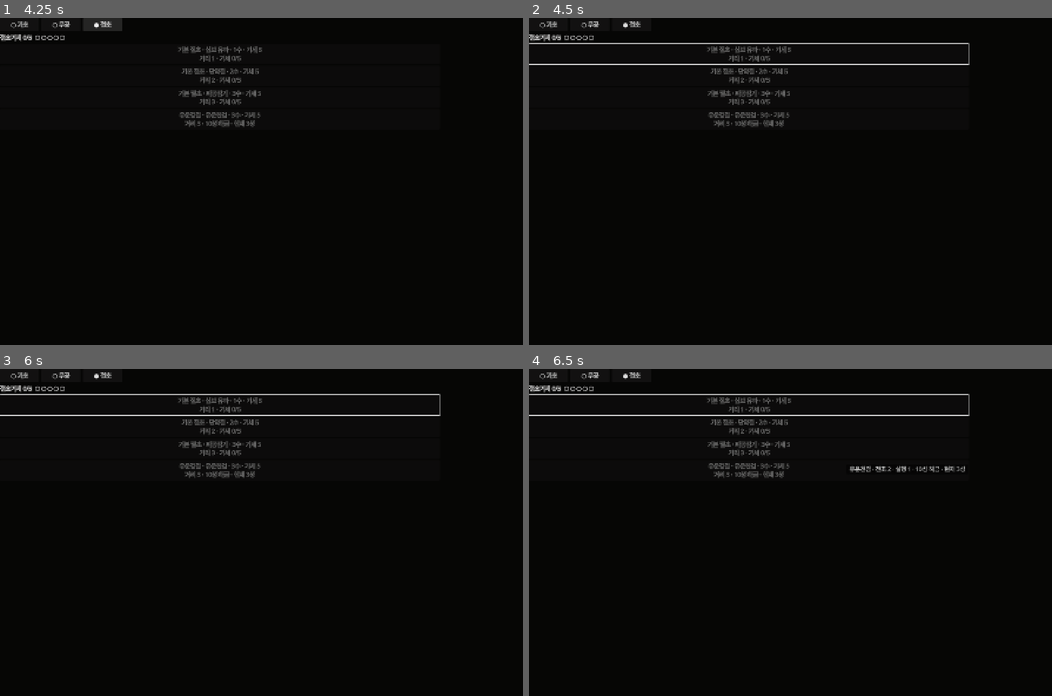
Above: before the commit, frames 1-4 (two rows, left to right).
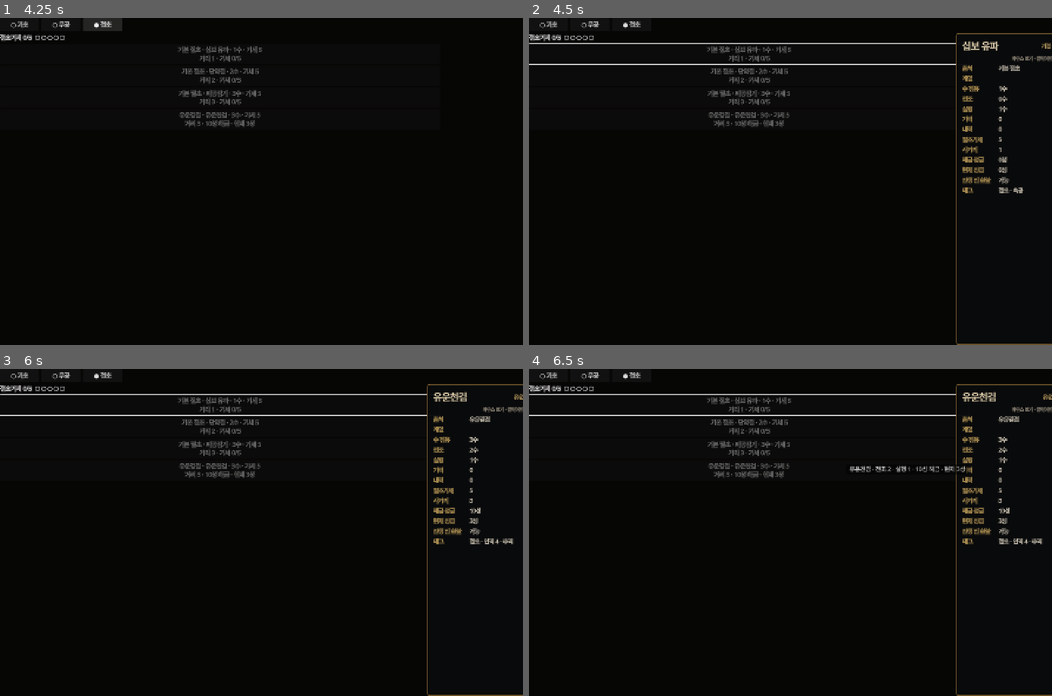
Above: after the commit, the same moments.

Repository: alsdmlals4-eng/Ten-Paces-Hidden-Moves
Game: Godot game, scene res://scenes/ui/action_selection/action_selection_dock.tscn
Two runs of this game, one before a commit and one after it. Both use one fixed random seed, a clock stepped at 60 frames per second and the inputs below. This scene is started directly instead of the project's main scene.
Inputs (mouse positions are in pixels of both pictures, inside the frame that each line leads up to):
- Up to frame 1 (4.25 s): click "● 기초" at 0.5 s; click "○ 무공" at 1.25 s; click "○ 기초" at 2 s; click "○ 절초" at 2.75 s; click "● 절초" at 3.5 s
- Up to frame 2 (4.5 s): tap Enter (ui_accept) at 4.25 s; move the mouse to (905, 165) at 4.27 s; hold Right (ui_right) from 4.28 s (still down); click (905, 165) at 4.42 s
- Up to frame 3 (6 s): tap Enter (ui_accept) at 4.52, 4.82, 5, 5.75 s; release Right (ui_right) at 5 s; drag from (156, 548) to (235, 597) at 5.02 s; move the mouse to (313, 460) at 5.77 s; hold Right (ui_right) from 5.78 s (still down)
- Up to frame 4 (6.5 s): keep holding Right (ui_right)

Frame 1 is identical in both runs. In frame 2, 1.5% of the frame differs, in the area x 81-100%, y 4-100%; in frame 3, 1.5%; in frame 4, 1.5%.

Commit message:
feat: integrate unified action detail panel

Diff:
--- a/src/ui/action_selection/action_selection_dock.gd
+++ b/src/ui/action_selection/action_selection_dock.gd
@@ -11,6 +11,7 @@
 const BASIC_PANEL_SCENE := preload("res://scenes/ui/action_selection/basic_action_panel.tscn")
 const MARTIAL_PANEL_SCENE := preload("res://scenes/ui/action_selection/martial_action_panel.tscn")
 const ULTIMATE_PANEL_SCENE := preload("res://scenes/ui/action_selection/ultimate_action_panel.tscn")
+const DETAIL_PANEL_SCENE := preload("res://scenes/ui/action_selection/action_detail_panel.tscn")
 
 @onready var basic_tab: Button = %BasicTab
 @onready var martial_tab: Button = %MartialTab
@@ -25,12 +26,14 @@
 var basic_panel: BasicActionPanel
 var martial_panel: MartialActionPanel
 var ultimate_panel: UltimateActionPanel
+var action_detail_panel: ActionDetailPanel
 
 func _ready() -> void:
     basic_tab.pressed.connect(func(): set_active_source("basic"))
     martial_tab.pressed.connect(func(): set_active_source("martial"))
     ultimate_tab.pressed.connect(func(): set_active_source("ultimate"))
     _build_source_panels()
+    _build_detail_panel()
     _apply_state()
 
 func set_active_source(source: String) -> void:
@@ -46,6 +49,7 @@
     if interaction_state == "new_combat":
         active_source = "basic"
         interaction_state = "planning"
+        clear_detail()
     switching_enabled = interaction_state not in LOCKED_STATES
     _apply_state()
 
@@ -74,13 +78,20 @@
         return
     action_selected.emit(definition.duplicate(true))
 
-func request_detail(definition: Dictionary, pinned: bool = false) -> void:
-    if definition.is_empty():
-        detail_cleared.emit()
+func request_detail(value: Dictionary, pinned: bool = false) -> void:
+    if value.is_empty():
+        clear_detail()
         return
-    detail_requested.emit(definition.duplicate(true), pinned)
+    if is_instance_valid(action_detail_panel):
+        if value.has("manual_id") and not value.has("id"):
+            action_detail_panel.show_manual(value, pinned)
+        else:
+            action_detail_panel.show_action(value, pinned)
+    detail_requested.emit(value.duplicate(true), pinned)
 
 func clear_detail() -> void:
+    if is_instance_valid(action_detail_panel):
+        action_detail_panel.clear_detail()
     detail_cleared.emit()
 
 func get_dock_snapshot() -> Dictionary:
@@ -94,8 +105,10 @@
         "basic_panel_ready": is_instance_valid(basic_panel),
         "martial_panel_ready": is_instance_valid(martial_panel),
         "ultimate_panel_ready": is_instance_valid(ultimate_panel),
+        "action_detail_panel_ready": is_instance_valid(action_detail_panel),
         "selected_manual_id": martial_panel.get_selected_manual_id() if is_instance_valid(martial_panel) else "",
         "ultimate_snapshot": ultimate_panel.get_panel_snapshot() if is_instance_valid(ultimate_panel) else {},
+        "detail_snapshot": action_detail_panel.get_detail_snapshot() if is_instance_valid(action_detail_panel) else {},
         "runtime_context": runtime_context.duplicate(true)
     }
 
@@ -123,6 +136,12 @@
     ultimate_panel.ultimate_selected.connect(request_action)
     ultimate_panel.detail_requested.connect(request_detail)
     ultimate_panel.detail_cleared.connect(clear_detail)
+
+func _build_detail_panel() -> void:
+    action_detail_panel = DETAIL_PANEL_SCENE.instantiate() as ActionDetailPanel
+    action_detail_panel.name = "ActionDetailPanel"
+    _fill_host(action_detail_panel)
+    detail_host.add_child(action_detail_panel)
 
 func _fill_host(panel: Control) -> void:
     panel.set_anchors_and_offsets_preset(Control.PRESET_FULL_RECT)
